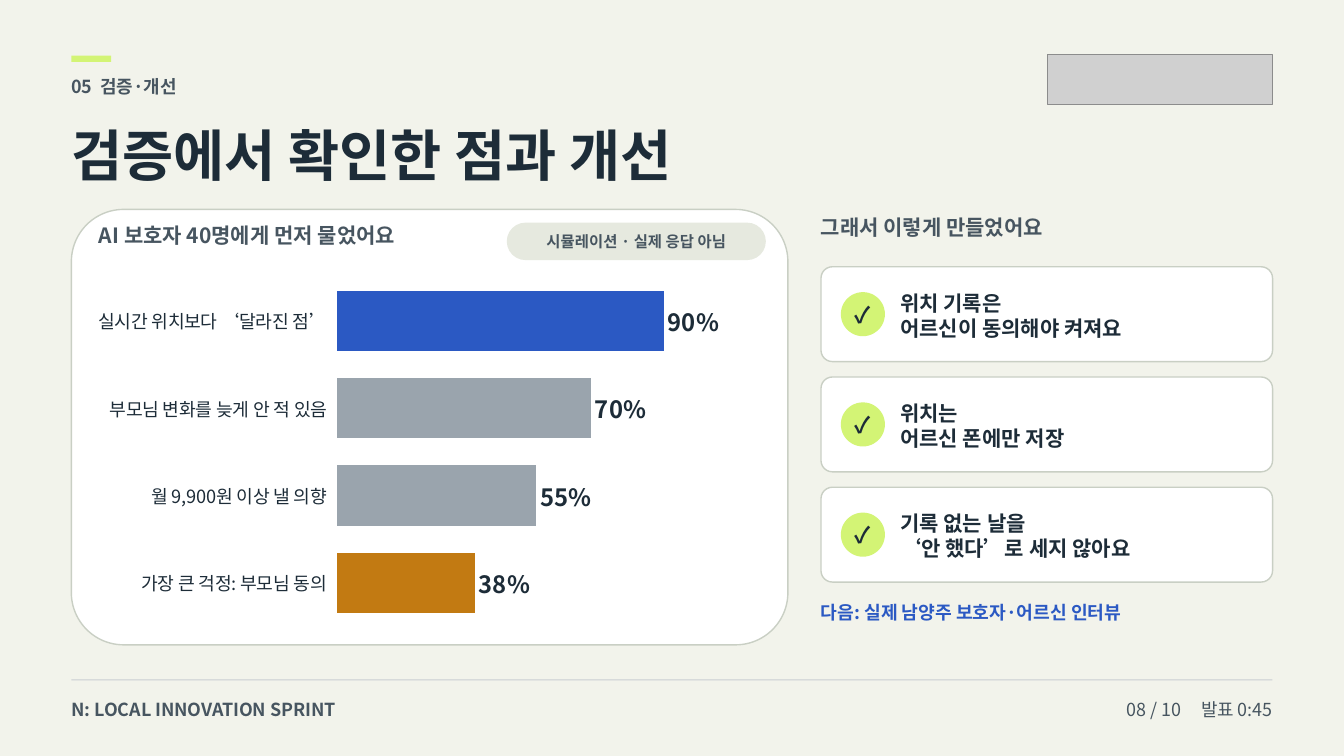
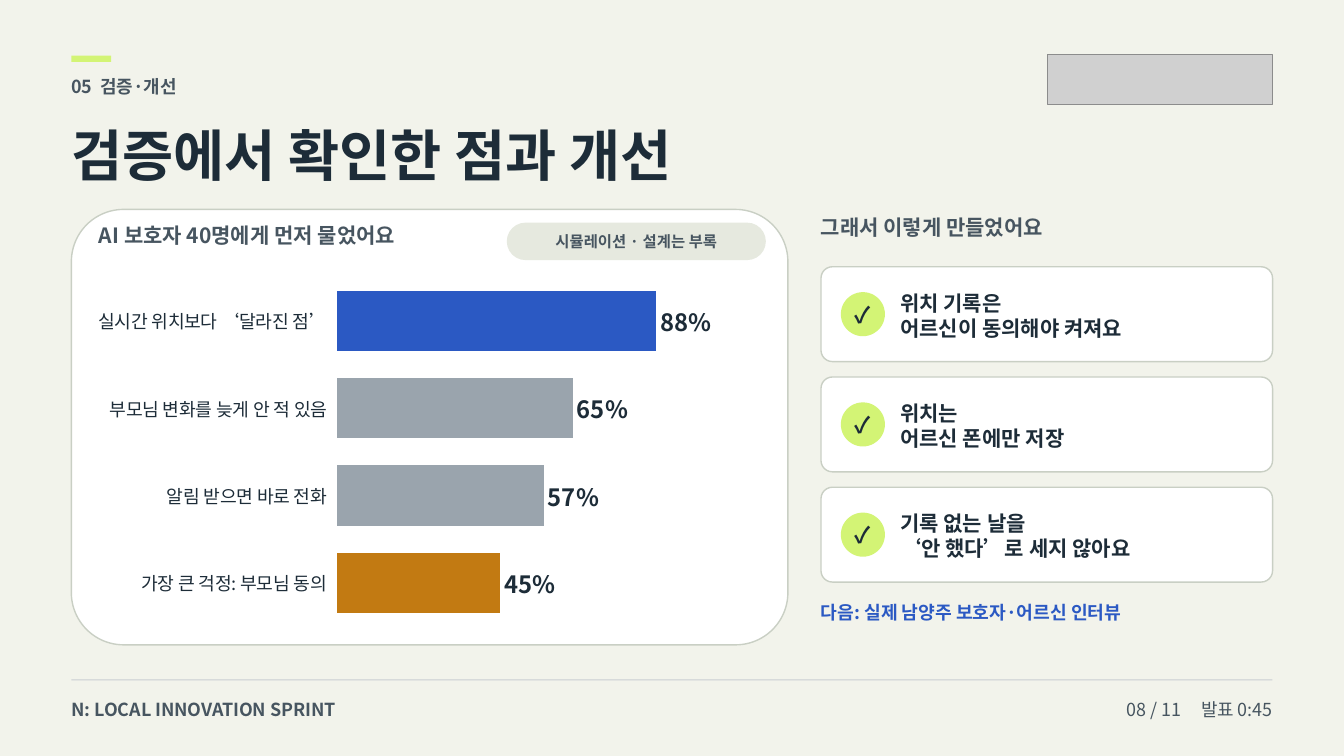
Before and after one commit to howoo101/masil, a slide deck: slide 8 of files/pitch-deck-B.pptx. Drawn at 1344x756 pixels with LibreOffice and Linux fonts; fonts in the diff are those of the drawing; grey boxes stand for pictures. Boxes give left, top, right and bottom in pixels: in the first picture for what was removed or moved away, otherwise in the second. Text is boxed around its words. In the diff, an @@ line names an element or a change of style, - is before the commit and + after.

```diff
--- a/files/pitch-deck-B.pptx
+++ b/files/pitch-deck-B.pptx
@@ text at box(555, 234, 717, 249): text changed @@
-시뮬레이션 · 실제 응답 아님
+시뮬레이션 · 설계는 부록
@@ bar chart at box(85, 270, 768, 634) @@
-categories: 실시간 위치보다 ‘달라진 점’, 부모님 변화를 늦게 안 적 있음, 월 9,900원 이상 낼 의향, 가장 큰 걱정: 부모님 동의
+categories: 실시간 위치보다 ‘달라진 점’, 부모님 변화를 늦게 안 적 있음, 알림 받으면 바로 전화, 가장 큰 걱정: 부모님 동의
-Series 1: 90, 70, 55, 38
+Series 1: 88, 65, 57, 45
@@ text at box(1127, 701, 1273, 717): text changed @@
-08 / 10 발표 0:45
+08 / 11 발표 0:45
```
Also in this commit, not shown: 9 other slides changed, 1 slide added, 4 other files.
